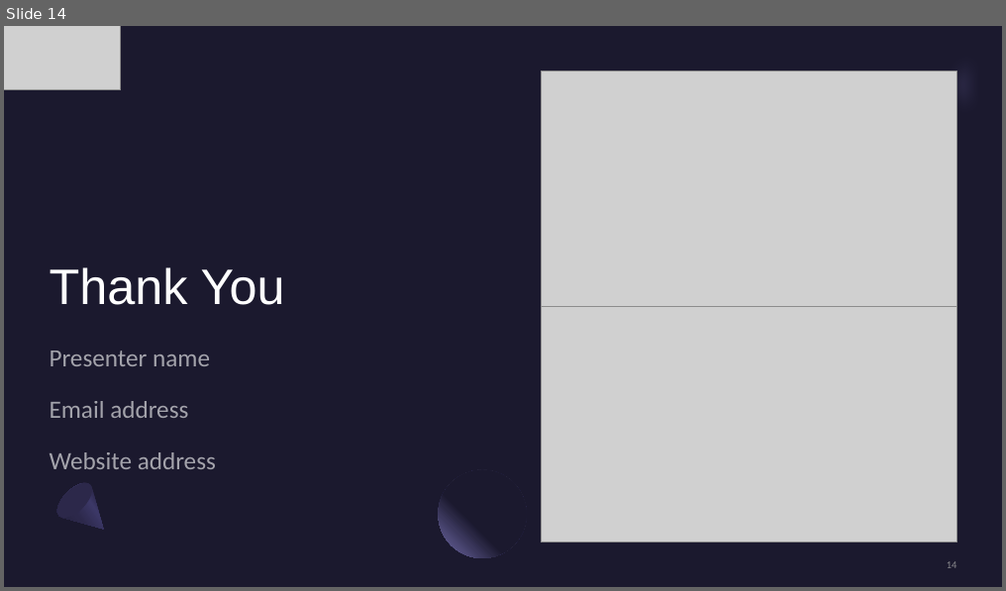
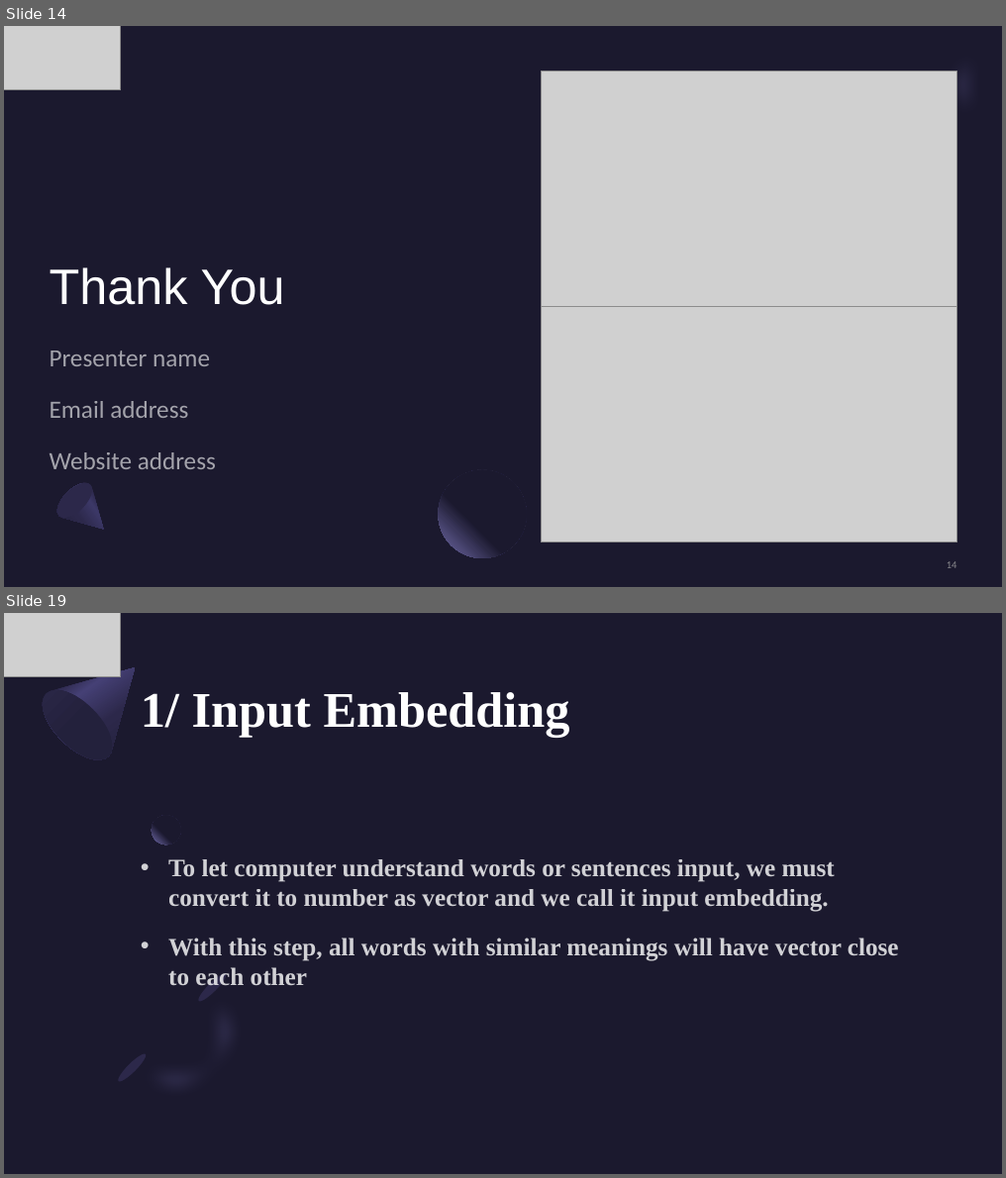
Before and after one commit to kiranes8c/CNTT2, a slide deck: DOC/Tuan 1 - Tìm hiểu machine translation.pptx. Shown one above the other, each under a label of ours: slide 14 before the commit, slides 14 and 19 after it; the slides between them are not shown. The pictures are 1006x591 and 1006x1178 pixels, drawn with LibreOffice and Linux fonts; fonts in the diff are those of the drawing; grey boxes stand for pictures. Boxes give left, top, right and bottom in pixels: in the first picture for what was removed or moved away, otherwise in the second. Text is boxed around its words. In the diff, an @@ line names an element or a change of style, - is before the commit and + after.

```diff
--- a/DOC/Tuan 1 - Tìm hiểu machine translation.pptx
+++ b/DOC/Tuan 1 - Tìm hiểu machine translation.pptx
@@ slide 19 added at <box>4,613,1002,1174</box>, background #1B192E @@
@@ picture added at <box>4,613,120,677</box> @@
@@ freeform shape added at <box>31,637,166,772</box>, fill gradient #2C284A to #454075 to #1B192E @@
@@ ellipse added at <box>31,678,125,772</box>, fill gradient #23213C to #2C284A @@
@@ title added at <box>141,692,570,737</box>, 48 pt, text #FFFFFF, bold @@
+1/ Input Embedding
@@ ellipse added at <box>152,815,180,845</box>, fill gradient #1B192E to #7771B2 @@
@@ subtitle added at <box>168,860,899,986</box>, 24 pt, text #FFFFFF at 80% opacity, bold @@
+• To let computer understand words or sentences input, we must convert it to number as vector and we call it input embedding.
+• With this step, all words with similar meanings will have vector close to each other
@@ group added at <box>110,964,281,1136</box>: 2 freeform shapes, 2 ellipses @@
```
Also in this commit, not shown: 16 other slides added, 1 other file.
